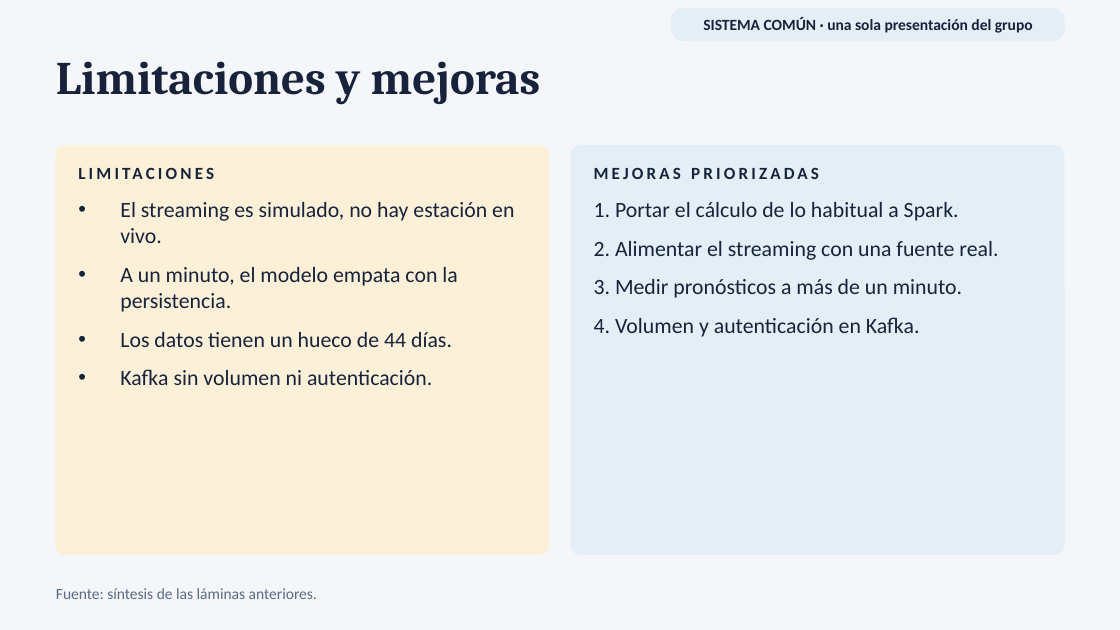
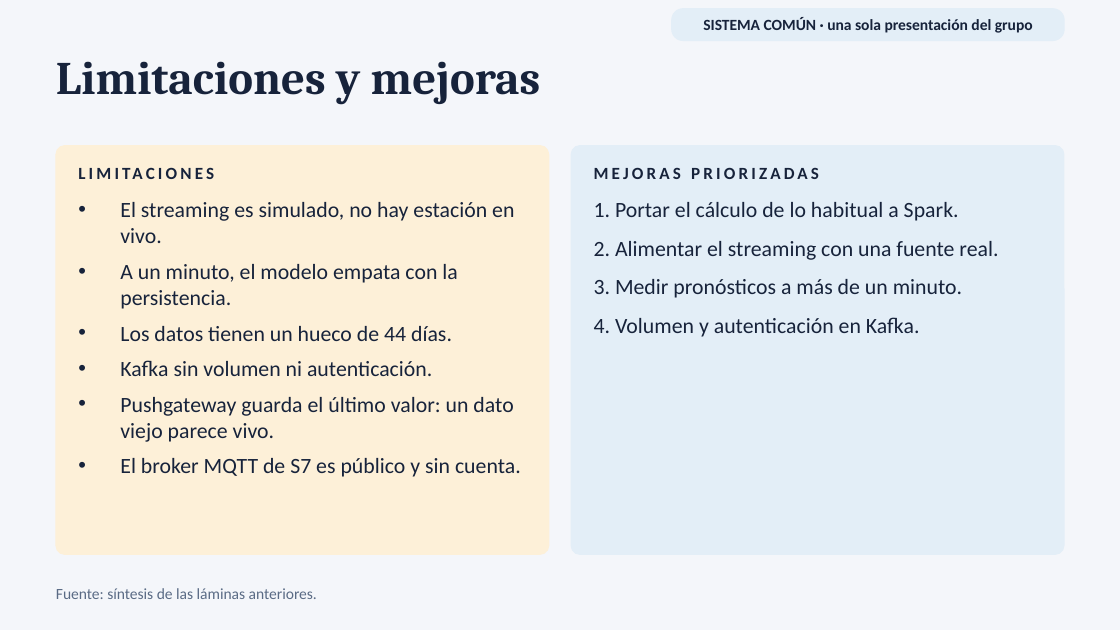
Before and after one commit to 262bigdata/lambda26, a slide deck: slide 21 of docs/presentaciones/lambda26_U3_campo_electrico_integrado.pptx (slide 19 before the commit). Drawn at 1120x630 pixels with LibreOffice and Linux fonts; fonts in the diff are those of the drawing. Boxes give left, top, right and bottom in pixels: in the first picture for what was removed or moved away, otherwise in the second. Text is boxed around its words. In the diff, an @@ line names an element or a change of style, - is before the commit and + after.

```diff
--- a/docs/presentaciones/lambda26_U3_campo_electrico_integrado.pptx
+++ b/docs/presentaciones/lambda26_U3_campo_electrico_integrado.pptx
@@ text at (120,202,514,376): less space between paragraphs @@
@@ text at (120,397,521,477): paragraphs added @@
+• Pushgateway guarda el último valor: un dato viejo parece vivo.
+• El broker MQTT de S7 es público y sin cuenta.
```
Also in this commit, not shown: 2 other slides changed, 2 slides added, 4 other files.
